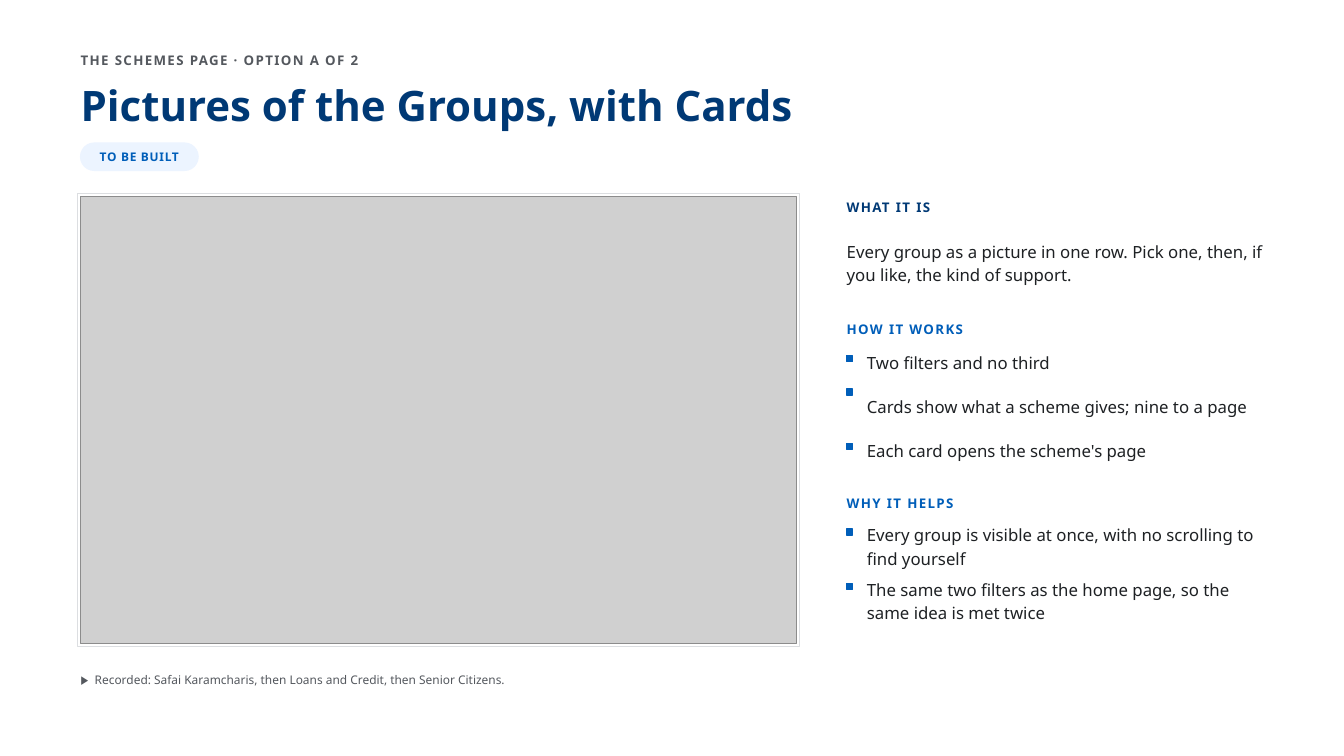
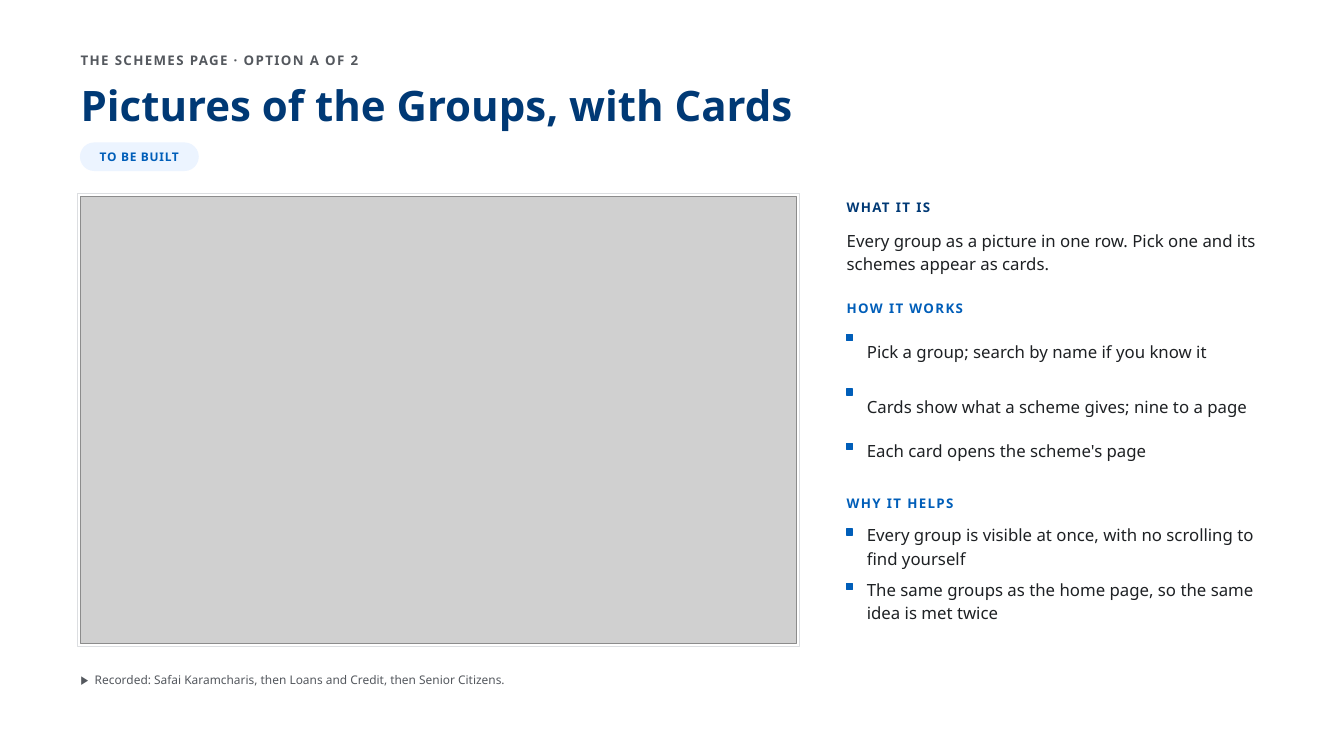
Before and after one commit to AkashShivanand/mosje, a slide deck: slide 8 of docs/plans/MoSJE-Service-Discovery-Options.pptx. Drawn at 1344x756 pixels with LibreOffice and Linux fonts; fonts in the diff are those of the drawing; grey boxes stand for pictures. Boxes give left, top, right and bottom in pixels: in the first picture for what was removed or moved away, otherwise in the second. Text is boxed around its words. In the diff, an @@ line names an element or a change of style, - is before the commit and + after.

```diff
--- a/docs/plans/MoSJE-Service-Discovery-Options.pptx
+++ b/docs/plans/MoSJE-Service-Discovery-Options.pptx
@@ text at <box>847,234,1255,274</box>: text changed @@
-Every group as a picture in one row. Pick one, then, if you like, the kind of support.
+Every group as a picture in one row. Pick one and its schemes appear as cards.
@@ text "HOW IT WORKS": place and size @@
-text "HOW IT WORKS" at <box>847,324,883,334</box>
+text "HOW IT WORKS" at <box>847,303,883,313</box>
@@ rectangle: place and size @@
-rectangle at <box>847,356,853,362</box>
+rectangle at <box>847,335,853,341</box>
@@ text at <box>867,345,1206,362</box>: text changed @@
-Two filters and no third
+Pick a group; search by name if you know it
@@ text at <box>867,583,1254,619</box>: text changed @@
-The same two filters as the home page, so the same idea is met twice
+The same groups as the home page, so the same idea is met twice
```
Also in this commit, not shown: 4 other slides changed, 37 other files.
